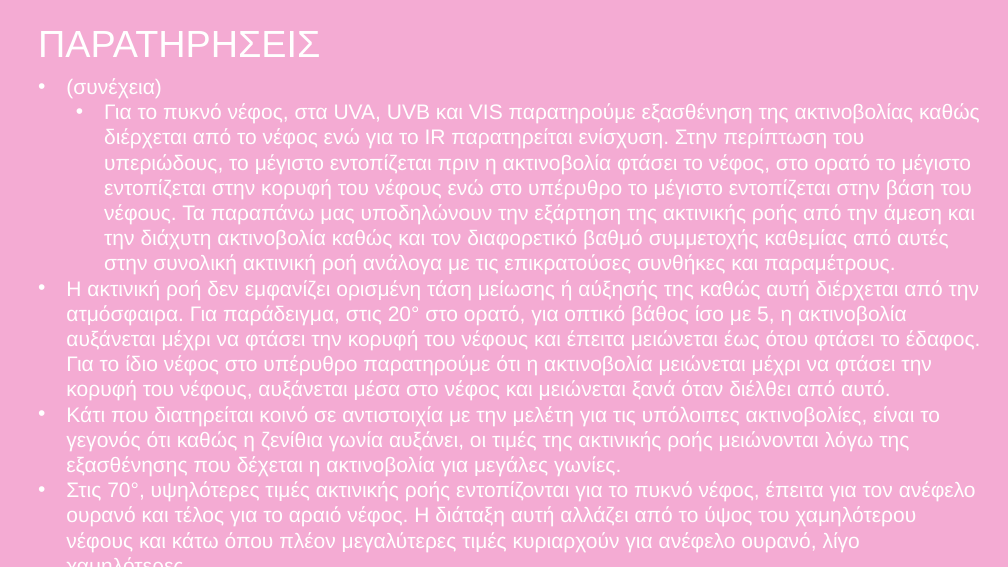
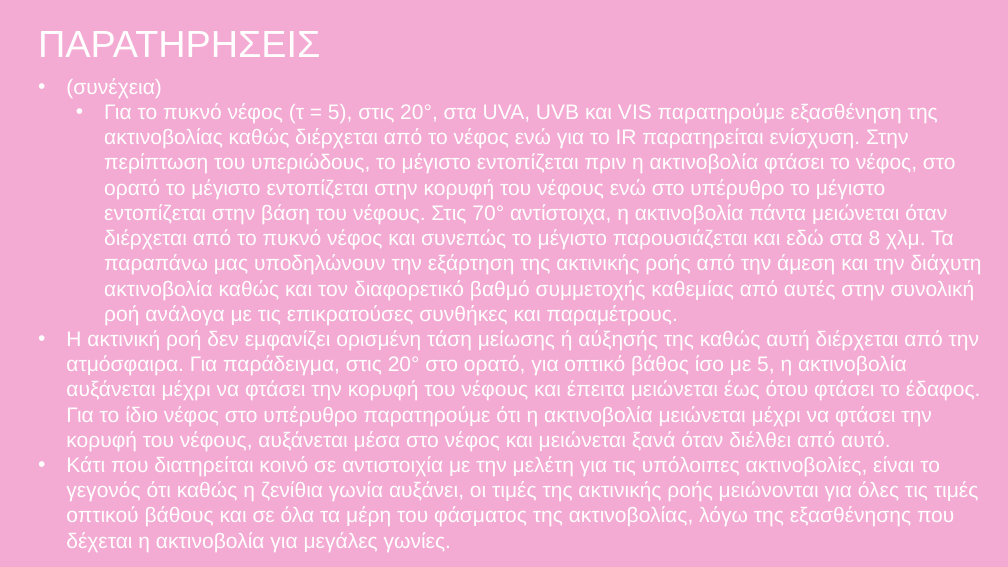
Before and after one commit to nadezsha/MSc---Applied-Meteorology-and-Environmental-Physics, a slide deck: slide 23 of Radiation and Atmosphere Interaction/Report 6/ΕργασίαΈξι.pptx. Drawn at 1008x567 pixels with LibreOffice and Linux fonts; fonts in the diff are those of the drawing. Boxes give left, top, right and bottom in pixels: in the first picture for what was removed or moved away, otherwise in the second. Text is boxed around its words. In the diff, an @@ line names an element or a change of style, - is before the commit and + after.

```diff
--- a/Radiation and Atmosphere Interaction/Report 6/ΕργασίαΈξι.pptx
+++ b/Radiation and Atmosphere Interaction/Report 6/ΕργασίαΈξι.pptx
@@ text at <box>104,103,982,325</box>: text changed @@
-  • Για το πυκνό νέφος, στα UVA, UVB και VIS παρατηρούμε εξασθένηση της ακτινοβολίας καθώς διέρχεται από το νέφος ενώ για το IR παρατηρείται ενίσχυση. Στην περίπτωση του υπεριώδους, το μέγιστο εντοπίζεται πριν η ακτινοβολία φτάσει το νέφος, στο ορατό το μέγιστο εντοπίζεται στην κορυφή του νέφους ενώ στο υπέρυθρο το μέγιστο εντοπίζεται στην βάση του νέφους. Τα παραπάνω μας υποδηλώνουν την εξάρτηση της ακτινικής ροής από την άμεση και την διάχυτη ακτινοβολία καθώς και τον διαφορετικό βαθμό συμμετοχής καθεμίας από αυτές στην συνολική ακτινική ροή ανάλογα με τις επικρατούσες συνθήκες και παραμέτρους.
+  • Για το πυκνό νέφος (τ = 5), στις 20°, στα UVA, UVB και VIS παρατηρούμε εξασθένηση της ακτινοβολίας καθώς διέρχεται από το νέφος ενώ για το IR παρατηρείται ενίσχυση. Στην περίπτωση του υπεριώδους, το μέγιστο εντοπίζεται πριν η ακτινοβολία φτάσει το νέφος, στο ορατό το μέγιστο εντοπίζεται στην κορυφή του νέφους ενώ στο υπέρυθρο το μέγιστο εντοπίζεται στην βάση του νέφους. Στις 70° αντίστοιχα, η ακτινοβολία πάντα μειώνεται όταν διέρχεται από το πυκνό νέφος και συνεπώς το μέγιστο παρουσιάζεται και εδώ στα 8 χλμ. Τα παραπάνω μας υποδηλώνουν την εξάρτηση της ακτινικής ροής από την άμεση και την διάχυτη ακτινοβολία καθώς και τον διαφορετικό βαθμό συμμετοχής καθεμίας από αυτές στην συνολική ροή ανάλογα με τις επικρατούσες συνθήκες και παραμέτρους.
@@ text at <box>66,456,979,552</box>: text changed @@
-• Κάτι που διατηρείται κοινό σε αντιστοιχία με την μελέτη για τις υπόλοιπες ακτινοβολίες, είναι το γεγονός ότι καθώς η ζενίθια γωνία αυξάνει, οι τιμές της ακτινικής ροής μειώνονται λόγω της εξασθένησης που δέχεται η ακτινοβολία για μεγάλες γωνίες.
-• Στις 70°, υψηλότερες τιμές ακτινικής ροής εντοπίζονται για το πυκνό νέφος, έπειτα για τον ανέφελο ουρανό και τέλος για το αραιό νέφος. Η διάταξη αυτή αλλάζει από το ύψος του χαμηλότερου νέφους και κάτω όπου πλέον μεγαλύτερες τιμές κυριαρχούν για ανέφελο ουρανό, λίγο χαμηλότερες
+• Κάτι που διατηρείται κοινό σε αντιστοιχία με την μελέτη για τις υπόλοιπες ακτινοβολίες, είναι το γεγονός ότι καθώς η ζενίθια γωνία αυξάνει, οι τιμές της ακτινικής ροής μειώνονται για όλες τις τιμές οπτικού βάθους και σε όλα τα μέρη του φάσματος της ακτινοβολίας, λόγω της εξασθένησης που δέχεται η ακτινοβολία για μεγάλες γωνίες.
```
Also in this commit, not shown: 5 other slides changed.
